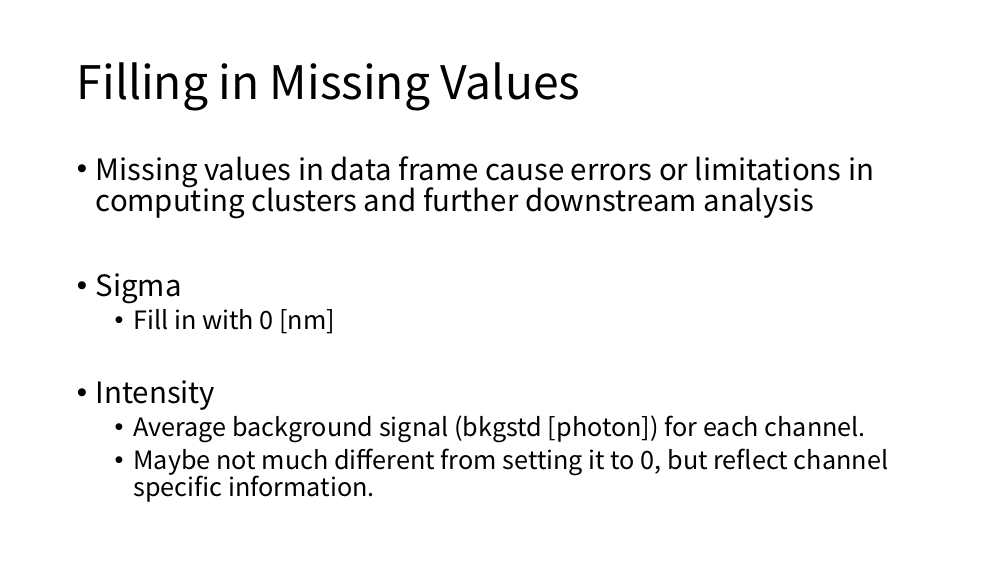
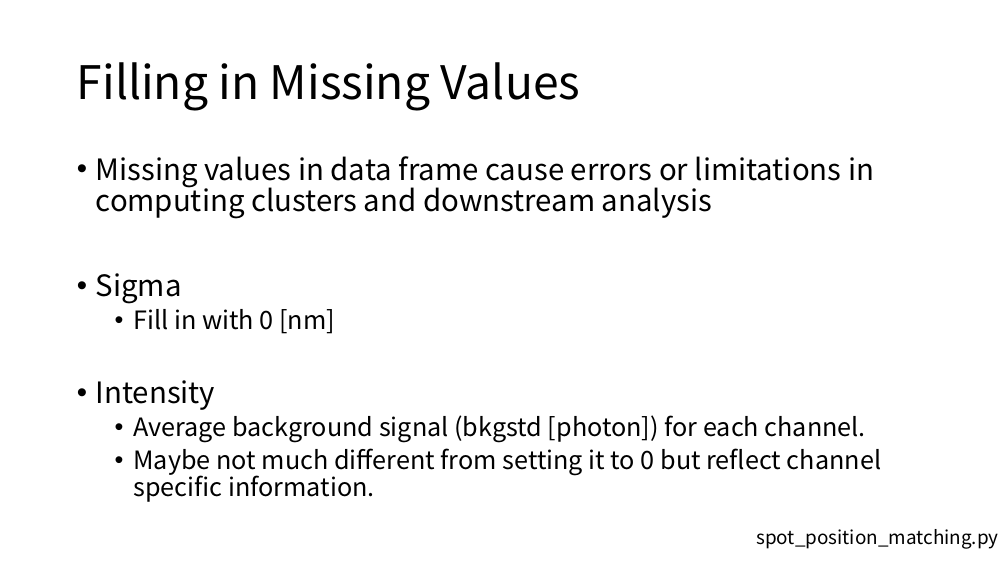
Before and after one commit to HeesooSong/UNIST_internship, a slide deck: slide 4 of Progress Update/20221108_Progress Update.pptx (slide 3 before the commit). Drawn at 1008x567 pixels with LibreOffice and Linux fonts; fonts in the diff are those of the drawing. Boxes give left, top, right and bottom in pixels: in the first picture for what was removed or moved away, otherwise in the second. Text is boxed around its words. In the diff, an @@ line names an element or a change of style, - is before the commit and + after.

```diff
--- a/Progress Update/20221108_Progress Update.pptx
+++ b/Progress Update/20221108_Progress Update.pptx
@@ text at [96,156,874,219]: text changed @@
-• Missing values in data frame cause errors or limitations in computing clusters and further downstream analysis
+• Missing values in data frame cause errors or limitations in computing clusters and downstream analysis
@@ text at [134,448,881,502]: text changed @@
-  • Maybe not much different from setting it to 0, but reflect channel specific information.
+  • Maybe not much different from setting it to 0 but reflect channel specific information.
@@ text added at [756,529,998,549], 18 pt, text #000000 @@
+spot_position_matching.py
```
Also in this commit, not shown: 3 other slides changed, 14 slides added, 2 slides removed, 15 other files.
